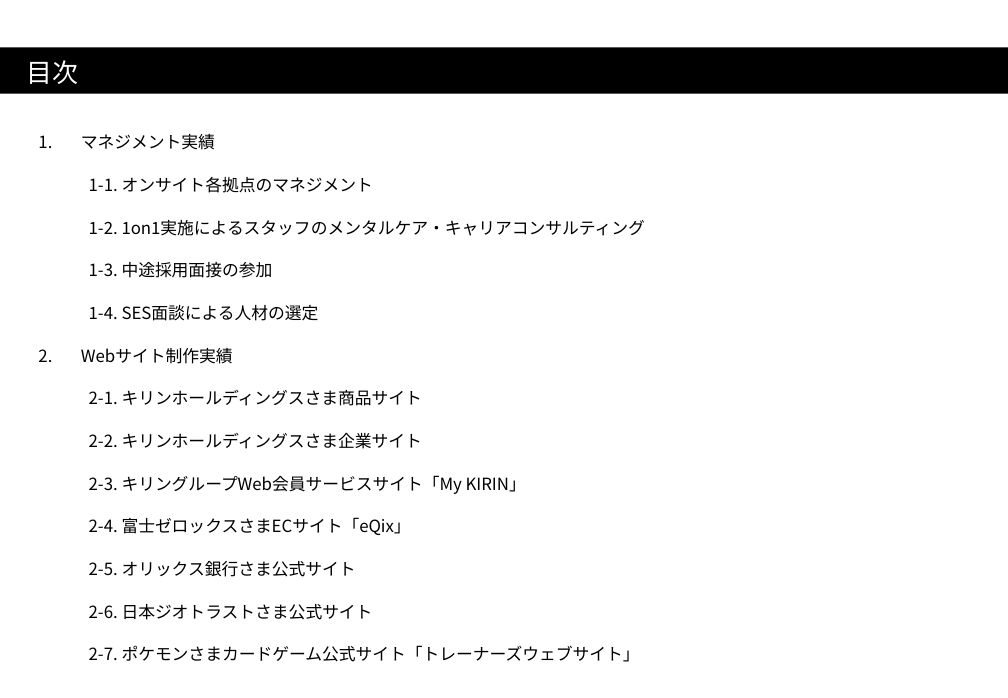
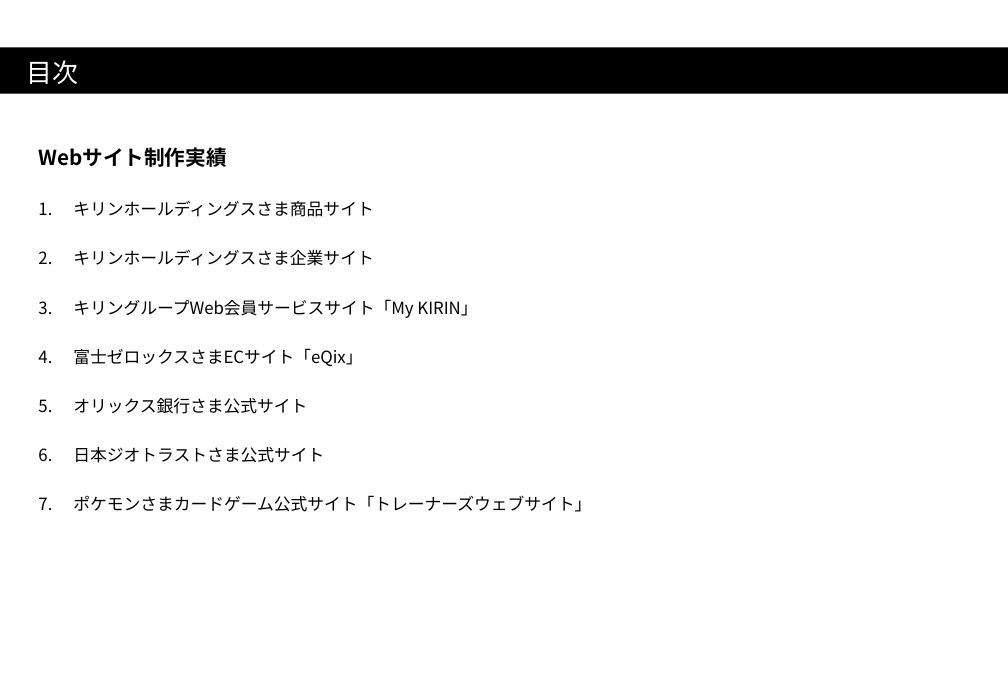
Before and after one commit to anderson0301/portforio, a slide deck: slide 2 of resume/portforio.pptx. Drawn at 1008x698 pixels with LibreOffice and Linux fonts; fonts in the diff are those of the drawing. Boxes give left, top, right and bottom in pixels: in the first picture for what was removed or moved away, otherwise in the second. Text is boxed around its words. In the diff, an @@ line names an element or a change of style, - is before the commit and + after.

```diff
--- a/resume/portforio.pptx
+++ b/resume/portforio.pptx
@@ text "Webサイト制作実績": place and size @@
-text "Webサイト制作実績" at [81, 134, 645, 662]
+text "Webサイト制作実績" at [38, 147, 591, 512]
@@ text at [38, 147, 226, 167]: size 13 to 16 pt, bold on in "Webサイト制作実績"; bullet 1. to none; line spacing 33pt to 38pt @@
@@ text at [81, 134, 645, 321]: paragraphs removed @@
-1. マネジメント実績
-  1-1. オンサイト各拠点のマネジメント
-  1-2. 1on1実施によるスタッフのメンタルケア・キャリアコンサルティング
-  1-3. 中途採用面接の参加
-  1-4. SES面談による人材の選定
@@ text at [73, 200, 591, 512]: text changed @@
-  2-1. キリンホールディングスさま商品サイト
-  2-2. キリンホールディングスさま企業サイト
-  2-3. キリングループWeb会員サービスサイト「My KIRIN」
-  2-4. 富士ゼロックスさまECサイト「eQix」
-  2-5. オリックス銀行さま公式サイト
-  2-6. 日本ジオトラストさま公式サイト
-  2-7. ポケモンさまカードゲーム公式サイト「トレーナーズウェブサイト」
+1. キリンホールディングスさま商品サイト
+2. キリンホールディングスさま企業サイト
+3. キリングループWeb会員サービスサイト「My KIRIN」
+4. 富士ゼロックスさまECサイト「eQix」
+5. オリックス銀行さま公式サイト
+6. 日本ジオトラストさま公式サイト
+7. ポケモンさまカードゲーム公式サイト「トレーナーズウェブサイト」
```
Also in this commit, not shown: 8 other slides changed, 5 slides removed, 3 other files.
